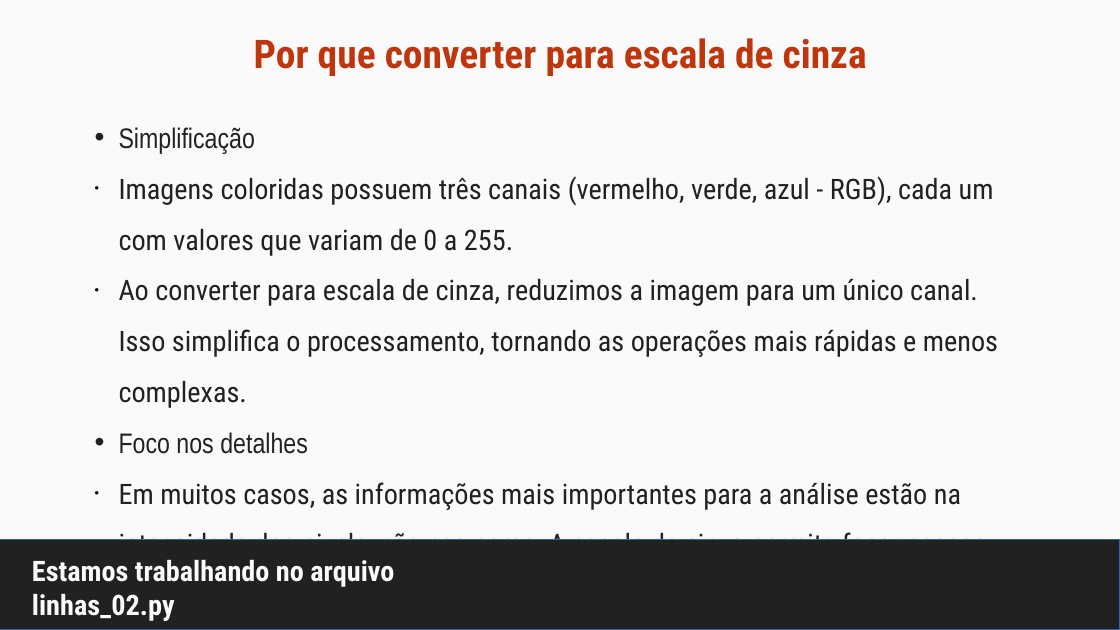
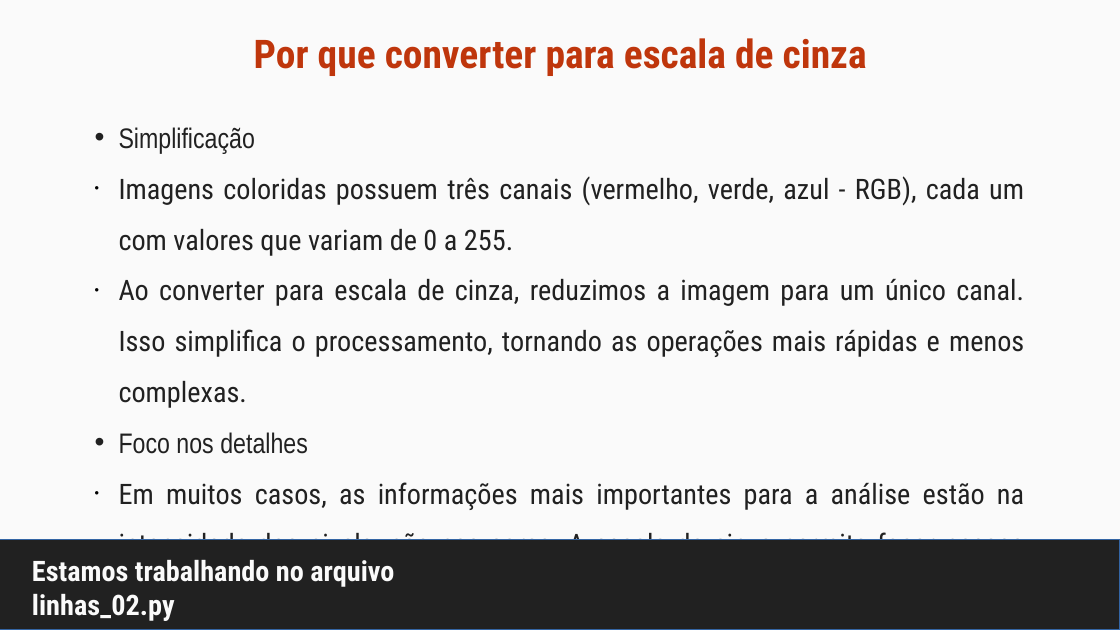
Before and after one commit to maurizioprizzi/finding_lanes, a slide deck: slide 10 of computer_vision_encounter_01.odp. Drawn at 1120x630 pixels with LibreOffice and Linux fonts; fonts in the diff are those of the drawing. Boxes give left, top, right and bottom in pixels: in the first picture for what was removed or moved away, otherwise in the second. Text is boxed around its words. In the diff, an @@ line names an element or a change of style, - is before the commit and + after.

```diff
--- a/computer_vision_encounter_01.odp
+++ b/computer_vision_encounter_01.odp
@@ subtitle "Simplificação" at <box>119,127,1024,612</box>: alignment left to justified @@
```
Also in this commit, not shown: 12 other slides changed, 3 slides added, 8 other files.
